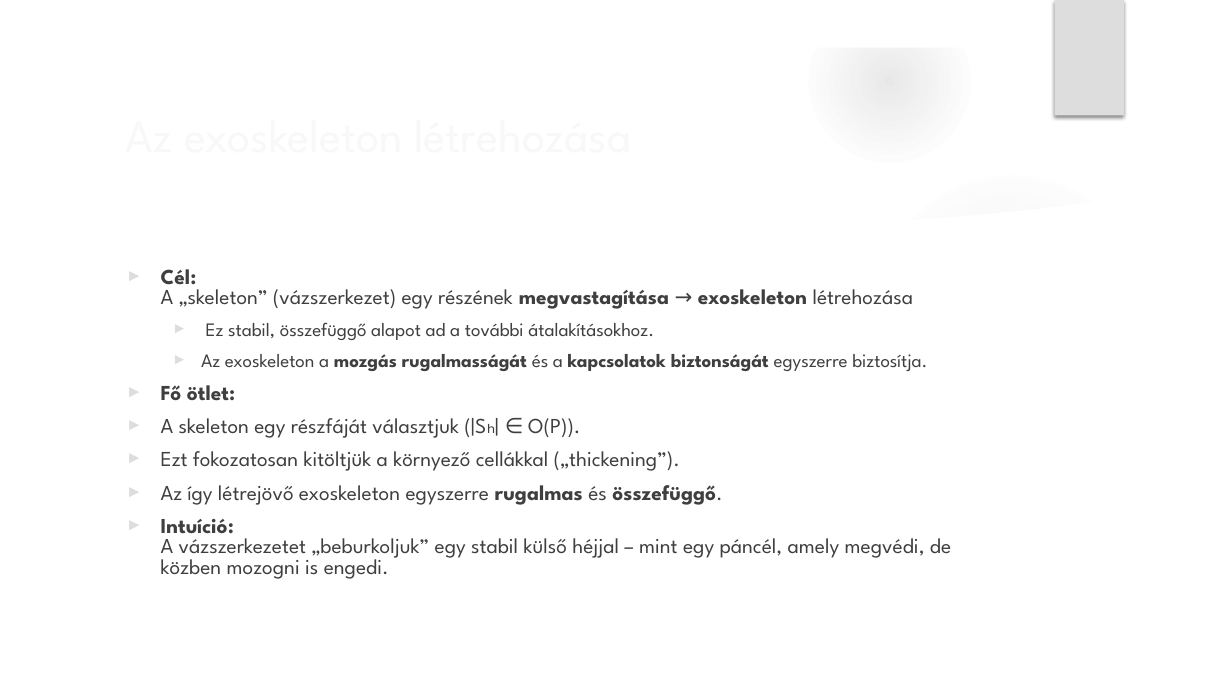
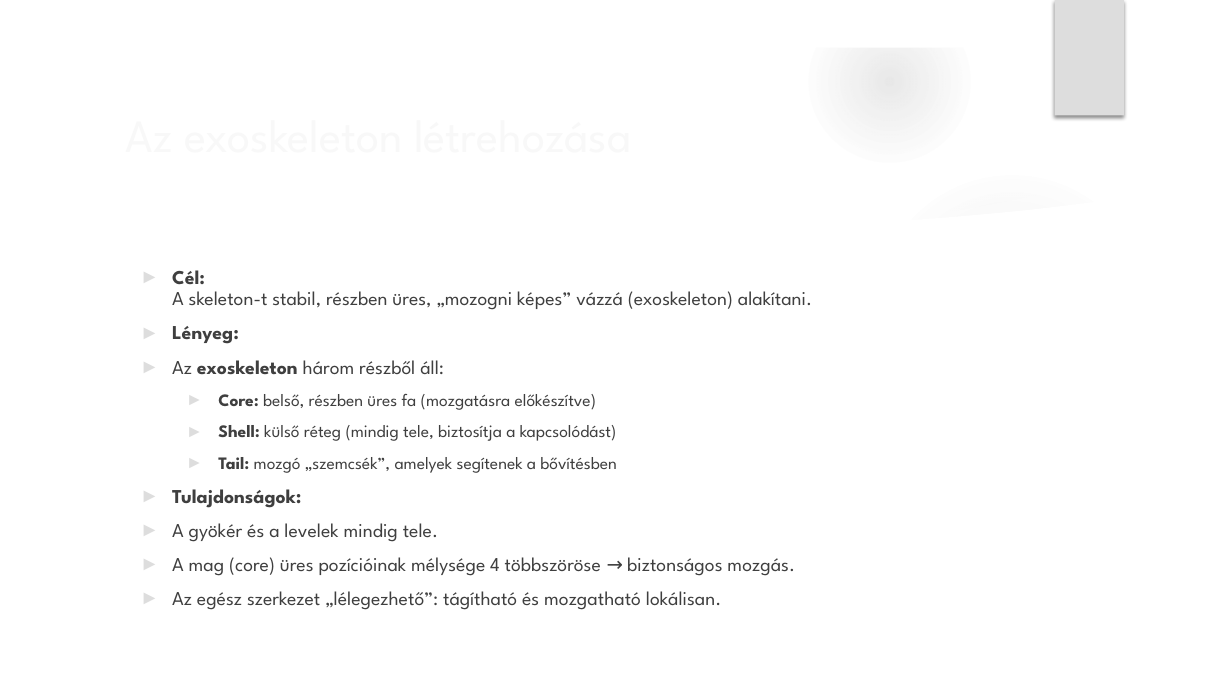
Before and after one commit to xlykoi/Szamitogepes-halozatok, a slide deck: slide 21 of Sliding Squares in Parallel.pptx. Drawn at 1232x693 pixels with LibreOffice and Linux fonts; fonts in the diff are those of the drawing; background and template pictures are left out. Boxes give left, top, right and bottom in pixels: in the first picture for what was removed or moved away, otherwise in the second. Text is boxed around its words. In the diff, an @@ line names an element or a change of style, - is before the commit and + after.

```diff
--- a/Sliding Squares in Parallel.pptx
+++ b/Sliding Squares in Parallel.pptx
@@ text at <box>172,270,812,610</box>: text changed; size 16.6 to 15.3 pt @@
-► Cél:
-  A „skeleton” (vázszerkezet) egy részének megvastagítása → exoskeleton létrehozása
-  ► Ez stabil, összefüggő alapot ad a további átalakításokhoz.
-  ► Az exoskeleton a mozgás rugalmasságát és a kapcsolatok biztonságát egyszerre biztosítja.
-► Fő ötlet:
-► A skeleton egy részfáját választjuk (|Sₕ| ∈ O(P)).
-► Ezt fokozatosan kitöltjük a környező cellákkal („thickening”).
-► Az így létrejövő exoskeleton egyszerre rugalmas és összefüggő.
-► Intuíció:
-  A vázszerkezetet „beburkoljuk” egy stabil külső héjjal – mint egy páncél, amely megvédi, de közben mozogni is engedi.
+► Cél:
+  A skeleton-t stabil, részben üres, „mozogni képes” vázzá (exoskeleton) alakítani.
+► Lényeg:
+► Az exoskeleton három részből áll:
+  ► Core: belső, részben üres fa (mozgatásra előkészítve)
+  ► Shell: külső réteg (mindig tele, biztosítja a kapcsolódást)
+  ► Tail: mozgó „szemcsék”, amelyek segítenek a bővítésben
+► Tulajdonságok:
+► A gyökér és a levelek mindig tele.
+► A mag (core) üres pozícióinak mélysége 4 többszöröse → biztonságos mozgás.
+► Az egész szerkezet „lélegezhető”: tágítható és mozgatható lokálisan.
```
Also in this commit, not shown: 3 other slides changed, 3 slides added, 2 slides removed.
